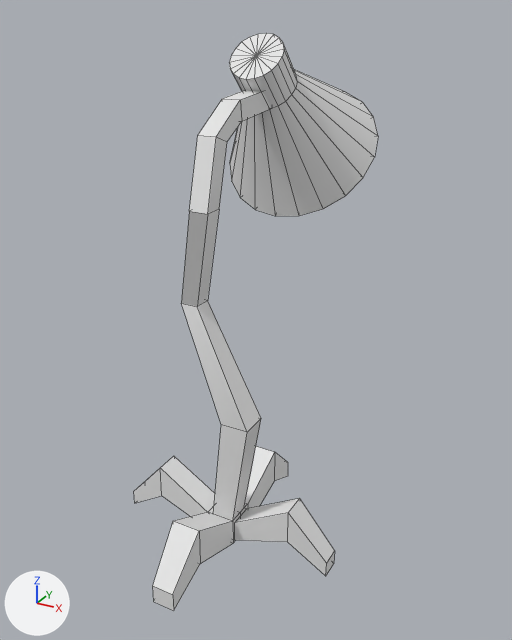
A saved change to the FBX model ArtAssets/Environment/SM_FloorLamp.fbx.
One viewpoint serves both versions: a 50 mm camera at (1.6, -2.58, 2.58) aimed at (0.05, 0.25, 1.17). Lighting does not change. The marker at lower left points along +X, +Y and +Z. The picture after the commit comes second. Mesh edges are drawn as thin lines. Where no turn or scale is listed for an object, it has been applied to the vertices.

Objects in the first picture: 'SM_FloorLamp'.
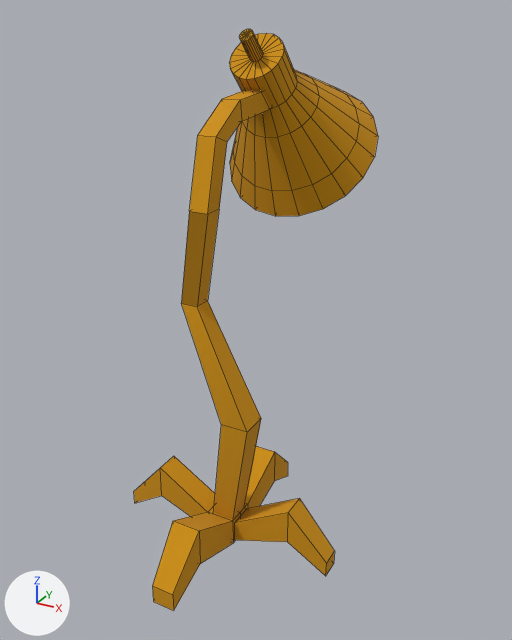
Scene script edits in JSON lines:
```json
{"op": "add", "block": "mat_trimsheet", "code": ["mat_trimsheet = principled_material('TrimSheet')", "mat_trimsheet.base_color = (0.615, 0.277, 0.0)  # orange #ce9000", "mat_trimsheet.roughness = 1.0"]}
{"block": "me_mesh", "where": "# used by ob_sm_floorlamp; location = (0.0, 0.0, 0.0)"}
{"op": "remove", "block": "me_mesh", "code": "me_mesh.from_pydata(...)  # 307 vertices, 318 faces; spans x -0.59..0.59, y -0.58..1.11, z 0.0..2.48"}
{"op": "add", "block": "me_mesh", "code": "me_mesh.from_pydata(...)  # 407 vertices, 418 faces; spans x -0.59..0.59, y -0.58..1.11, z 0.0..2.5"}
{"block": "me_mesh", "change": "me_mesh part 1"}
{"block": "me_mesh", "change": "1 vertex is removed from x 0.0, y 0.34, z 2.39"}
{"block": "me_mesh", "change": "60 faces are deleted"}
{"block": "me_mesh", "change": "87 vertices are added at x -0.33..0.33, y 0.22..0.97, z 1.76..2.5"}
{"block": "me_mesh", "change": "9 new vertices lie (0.0, 0.09, -0.09) away from vertices in x -0.03..0.03, y 0.22..0.27, z 2.46..2.5"}
{"block": "me_mesh", "change": "5 new vertices lie (0.0, -0.09, 0.08) away from vertices in x -0.03..0.03, y 0.32..0.35, z 2.38..2.41"}
{"block": "me_mesh", "change": "160 new faces join them, mat_trimsheet (orange #ce9000)"}
{"block": "me_mesh", "change": "me_mesh part 2: 138 faces spanning x -0.59..0.59, y -0.58..1.11, z 0.0..2.48 switch from mat_openpbr_shader1 (white #e7e7e7) to mat_trimsheet (orange #ce9000)"}
```

Location of each change, (x1, y1, x2, y2) in pixels of the pictures (512 x 640 px):
```json
{"object": "SM_FloorLamp", "change": "reshaped", "before": [134, 33, 378, 611], "after": [134, 29, 378, 611]}
{"part": 1, "of": "me_mesh", "change": "built on", "before": [230, 33, 378, 216], "after": [230, 29, 378, 216]}
{"part": 2, "of": "me_mesh", "change": "recoloured", "before": [134, 44, 334, 611], "after": [134, 44, 334, 611], "on screen": "white to orange"}
```
